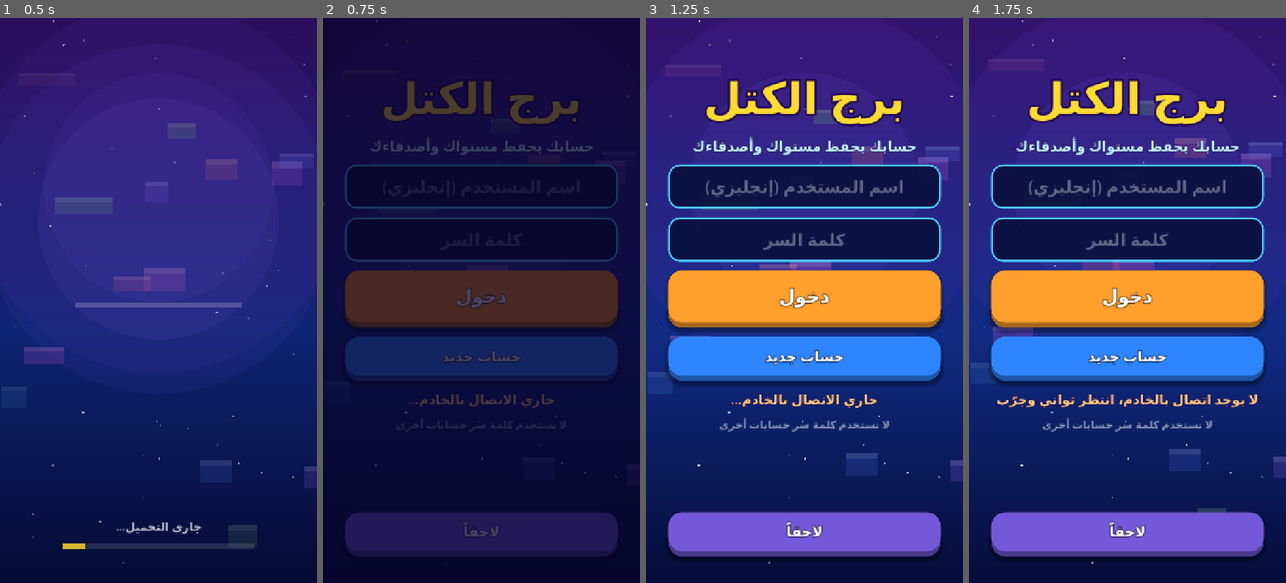
Above: before the commit, frames 1-4 (left to right).
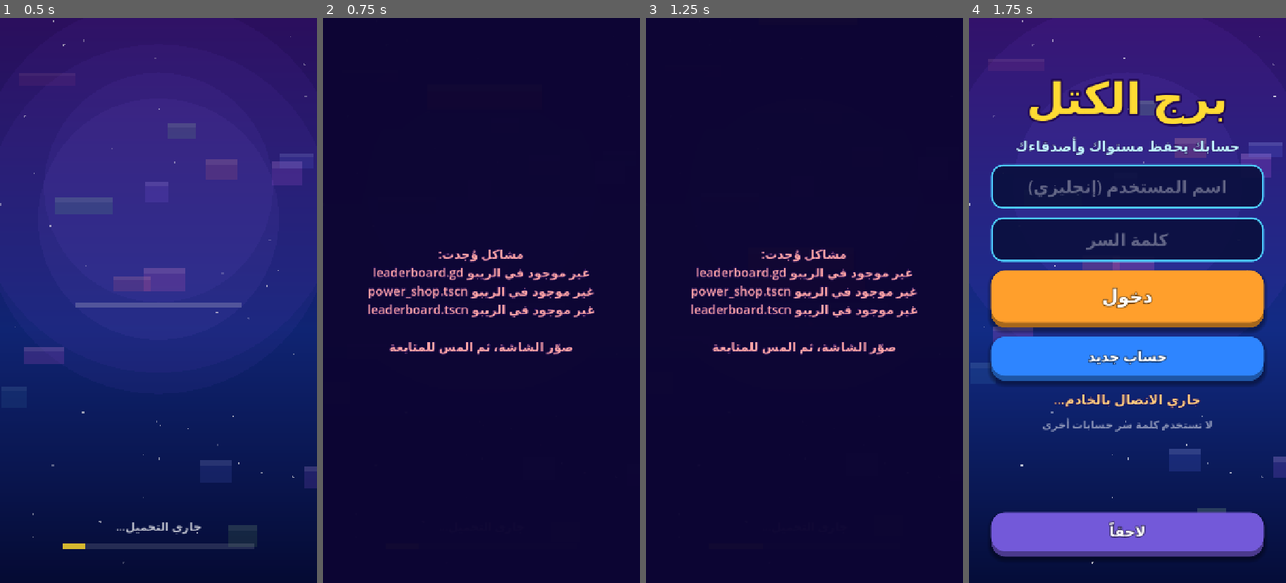
Above: after the commit, the same moments.

Repository: eab71334-web/TowerWars-ios
Game: Godot game, scene res://splash.tscn
Two runs of this game, one before a commit and one after it. Both use one fixed random seed, a clock stepped at 60 frames per second and the inputs below.
Inputs (mouse positions are in pixels of both pictures, inside the frame that each line leads up to):
- Up to frame 1 (0.5 s): no input
- Up to frame 2 (0.75 s): move the mouse to (551, 272) at 0.52 s; click (551, 272) at 0.67 s
- Up to frame 3 (1.25 s): no input
- Up to frame 4 (1.75 s): click (1127, 300) at 1.25 s, where only the run before the commit has a clickable "دخول"

Frame 1 is identical in both runs. In frame 2, 24% of the frame differs, in the area x 0-97%, y 0-95%; in frame 3, 83%, in the area x 0-100%, y 0-97%; in frame 4, 0.8%.

Commit message:
Update splash.gd

Diff:
--- a/splash.gd
+++ b/splash.gd
@@ -3,8 +3,8 @@
 const GOLD := Color(1.0, 0.86, 0.2)
 const SLOTS := 7
 const WIDTHS := [260.0, 240.0, 226.0, 204.0, 182.0, 154.0, 124.0]
-const CHECK_SCRIPTS := ["main_menu", "navbar", "icon_node",  …(111 unchanged characters)… , "login", "friends", "online", "versus"]
-const CHECK_SCENES := ["main_menu", "shop", "challenges", "modes", "solo", "social", "profile", "login", "friends", "online", "versus"]
+const CHECK_SCRIPTS := ["main_menu", "navbar", "icon_node",  …(111 unchanged characters)… , "login", "friends", "online", "versus", "powers", "power_fx", "power_icon", "power_hud", "power_help", "power_shop", "leaderboard"]
+const CHECK_SCENES := ["main_menu", "shop", "challenges", "modes", "solo", "social", "profile", "login", "friends", "online", "versus", "power_shop", "leaderboard"]
 
 var t := 0.0
 var vw := 720.0
@@ -65,13 +65,21 @@
 		if not _has(str(pair[0]), str(pair[1])):
 			out.append("%s.%s ناقص (ملف %s قديم أو معطوب)" % [pair[0], pair[1], str(pair[0]).to_lower()])
 	for n in CHECK_SCRIPTS:
-		var s = load("res://%s.gd" % n)
+		var path := "res://%s.gd" % n
+		if not ResourceLoader.exists(path):
+			out.append("%s.gd غير موجود في الريبو" % n)
+			continue
+		var s = load(path)
 		if s == null or not s.can_instantiate():
-			out.append("%s.gd فيه خطأ" % n)
+			out.append("%s.gd فيه خطأ كتابة" % n)
 	for n in CHECK_SCENES:
-		var sc = load("res://%s.tscn" % n)
+		var spath := "res://%s.tscn" % n
+		if not ResourceLoader.exists(spath):
+			out.append("%s.tscn غير موجود في الريبو" % n)
+			continue
+		var sc = load(spath)
 		if sc == null or not sc.can_instantiate():
-			out.append("%s.tscn ناقص أو معطوب" % n)
+			out.append("%s.tscn يعتمد على ملف معطوب" % n)
 	return out
 
 func _open_menu() -> void:
@@ -87,7 +95,7 @@
 	var bad := _problems()
 	if bad.size() > 0:
 		diag_shown = true
-		var l := UI.label("مشاكل وُجدت:\n" + "\n".join(bad) + "\n\nصوّر الشاشة، ثم المس للمتابعة", 30, Color(1.0, 0.65, 0.65), 6)
+		var l := UI.label("مشاكل وُجدت:\n" + "\n".join(bad) + "\n\nصوّر الشاشة، ثم المس للمتابعة", 28, Color(1.0, 0.65, 0.65), 6)
 		l.set_anchors_and_offsets_preset(Control.PRESET_FULL_RECT)
 		l.vertical_alignment = VERTICAL_ALIGNMENT_CENTER
 		l.add_theme_stylebox_override("normal", UI.style(Color(0.05, 0.02, 0.2, 0.97), 0, 0))
